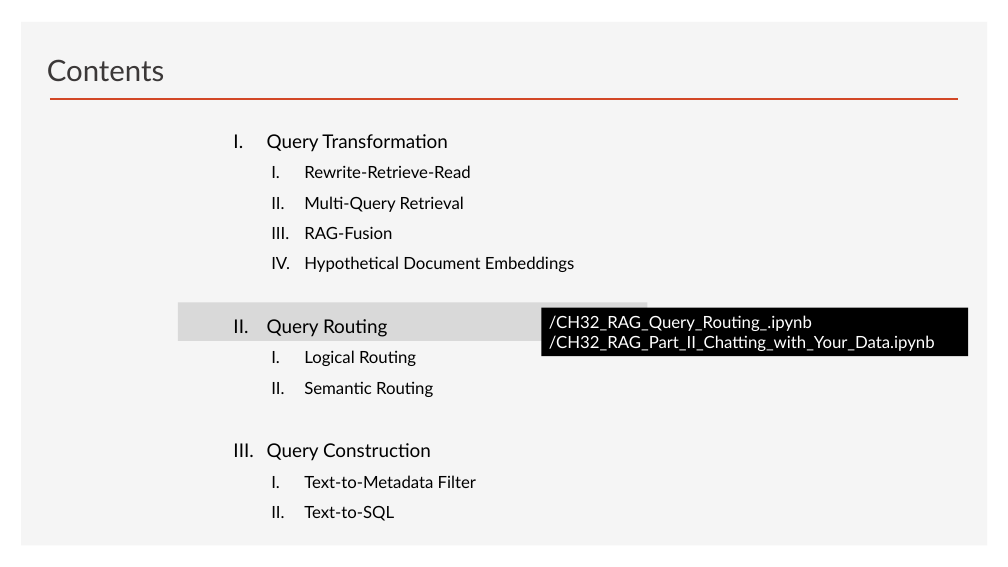
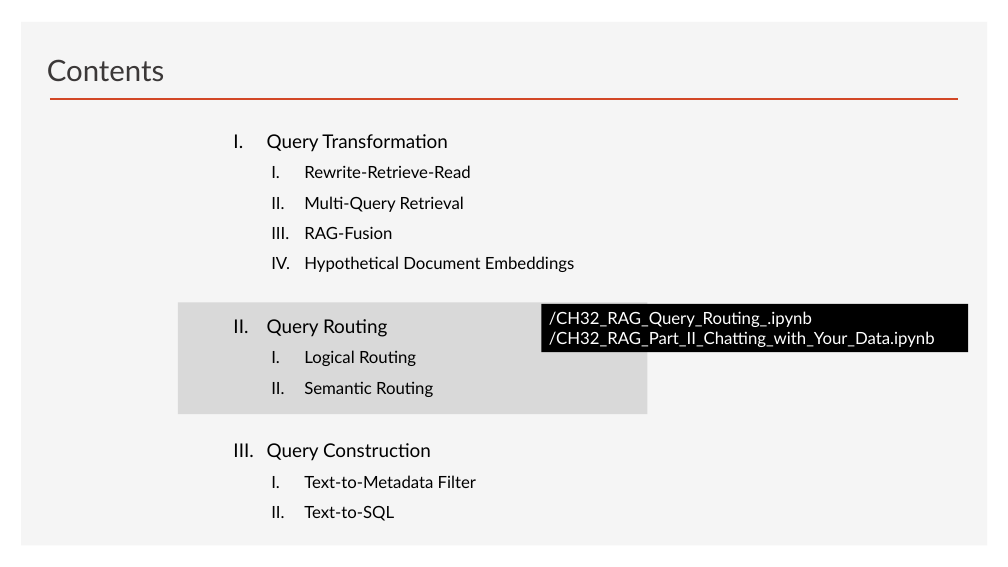
Before and after one commit to ancestor9/2026_Fall_Learning-Langchain-AI-Agent, a slide deck: slide 21 of ppts/CHAPTER 3 RAG Part II_Chatting with Your Data.pptx. Drawn at 1008x567 pixels with LibreOffice and Linux fonts; fonts in the diff are those of the drawing; background and template pictures are left out. Boxes give left, top, right and bottom in pixels: in the first picture for what was removed or moved away, otherwise in the second. Text is boxed around its words. In the diff, an @@ line names an element or a change of style, - is before the commit and + after.

```diff
--- a/ppts/CHAPTER 3 RAG Part II_Chatting with Your Data.pptx
+++ b/ppts/CHAPTER 3 RAG Part II_Chatting with Your Data.pptx
@@ rectangle: place and size @@
-rectangle at (178, 302, 647, 341)
+rectangle at (178, 302, 647, 414)
@@ rectangle "/CH32_RAG_Query_Routing_.ipynb": place and size @@
-rectangle "/CH32_RAG_Query_Routing_.ipynb" at (541, 308, 969, 356)
+rectangle "/CH32_RAG_Query_Routing_.ipynb" at (541, 304, 969, 352)
```
Also in this commit, not shown: 2 other slides changed.
